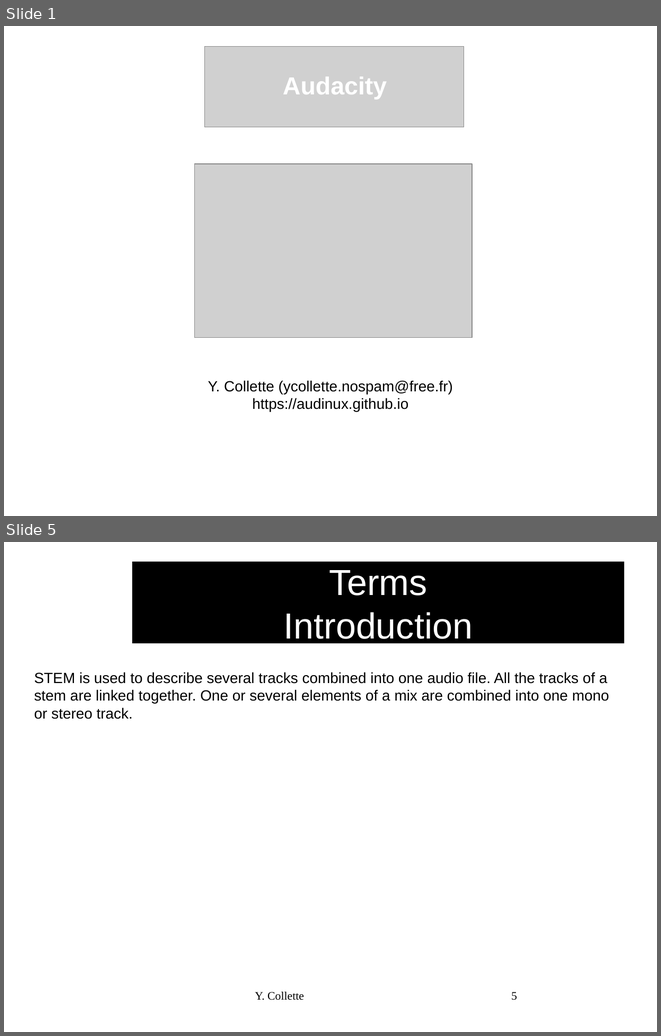
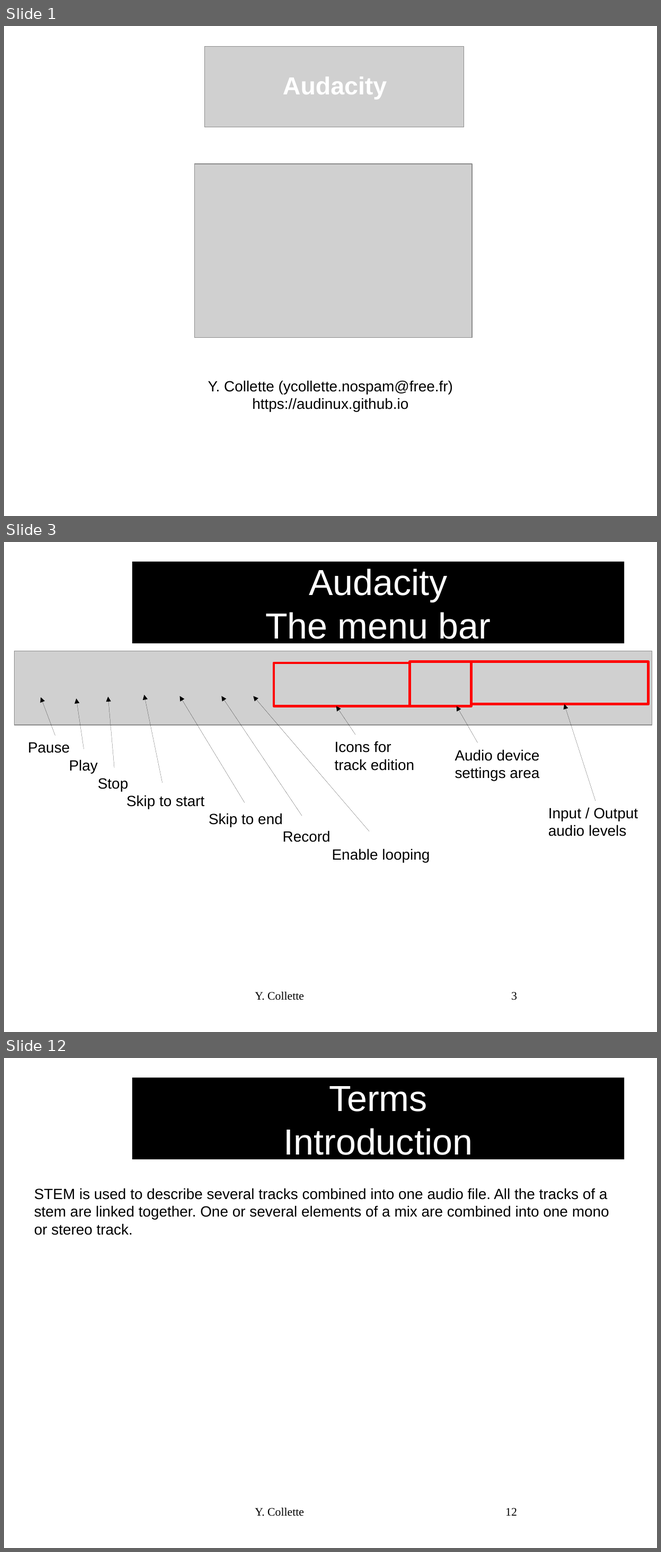
Before and after one commit to audinux/audinux.github.io, a slide deck: workshop/audio/Audacity.odp. Shown one above the other, each under a label of ours: slides 1 and 5 before the commit, slides 1, 3 and 12 after it; the slides between them are not shown. The pictures are 661x1036 and 661x1552 pixels, drawn with LibreOffice and Linux fonts; fonts in the diff are those of the drawing; grey boxes stand for pictures; background and template pictures are left out. Boxes give left, top, right and bottom in pixels: in the first picture for what was removed or moved away, otherwise in the second. Text is boxed around its words. In the diff, an @@ line names an element or a change of style, - is before the commit and + after.

Commit message:
update some audio workshops

```diff
--- a/workshop/audio/Audacity.odp
+++ b/workshop/audio/Audacity.odp
@@ slide 3 added at [4,542,657,1032], background #FFFFFF @@
@@ title added at [133,562,625,643], fill #000000, 44 pt, text #FFFFFF @@
+Audacity
+The menu bar
@@ picture added at [14,651,652,725] @@
@@ rectangle added at [274,663,410,706], outline #FF0000 3 pt @@
@@ rectangle added at [410,662,471,706], outline #FF0000 3 pt @@
@@ rectangle added at [471,662,648,704], outline #FF0000 3 pt @@
@@ arrow added from (55, 735) to (41, 697), #000000 0 pt @@
@@ arrow added from (84, 749) to (76, 698), #000000 0 pt @@
@@ arrow added from (114, 768) to (108, 697), #000000 0 pt @@
@@ arrow added from (162, 783) to (144, 695), #000000 0 pt @@
@@ arrow added from (245, 803) to (180, 696), #000000 0 pt @@
@@ arrow added from (302, 816) to (221, 696), #000000 0 pt @@
@@ arrow added from (370, 831) to (254, 696), #000000 0 pt @@
@@ arrow added from (355, 734) to (336, 706), #000000 0 pt @@
@@ arrow added from (478, 743) to (457, 706), #000000 0 pt @@
@@ arrow added from (596, 801) to (565, 704), #000000 0 pt @@
@@ text added at [28,742,430,862], 18 pt, text #000000 @@
+Pause
+Play
+Stop
+Skip to start
+Skip to end
+Record
+Enable looping
@@ text added at [335,741,414,770], 18 pt, text #000000 @@
+Icons for track edition
@@ text added at [455,749,540,780], 18 pt, text #000000 @@
+Audio device settings area
@@ text added at [548,808,638,836], 18 pt, text #000000 @@
+Input / Output audio levels
@@ text added at [255,991,304,1000], 14 pt, text #000000 @@
+Y. Collette
@@ page number added at [511,991,517,1000], 14 pt, text #000000 @@
+3
@@ what was slide 5 is now slide 12 @@
@@ page number at [505,1507,517,1515]: text changed @@
-5
+12
```
Also in this commit, not shown: 5 slides changed, 7 other slides added, 5 other files.
